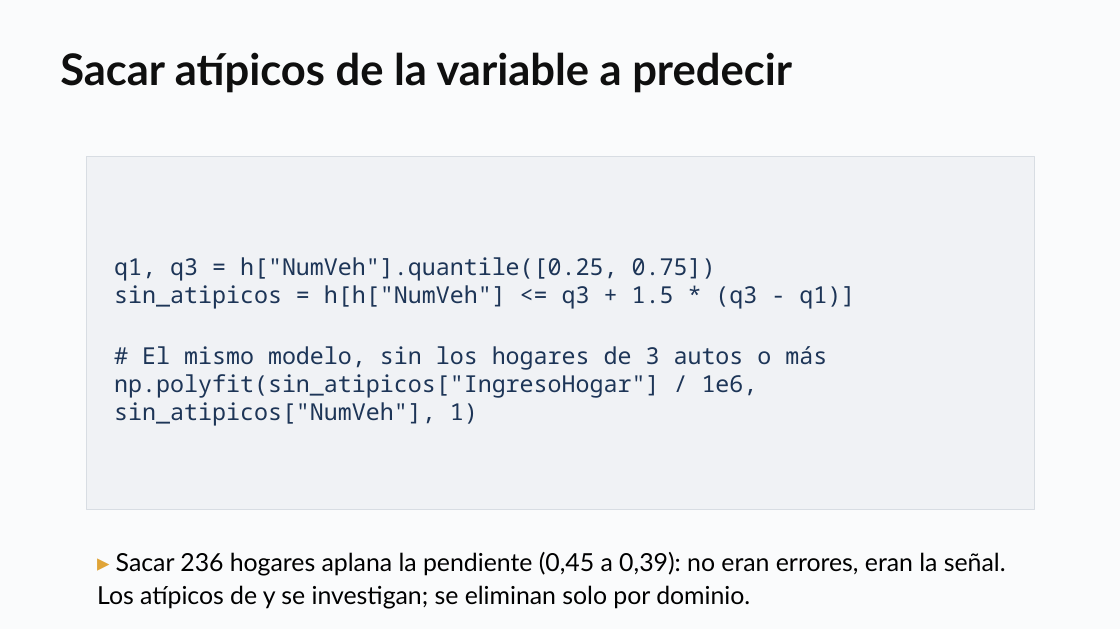
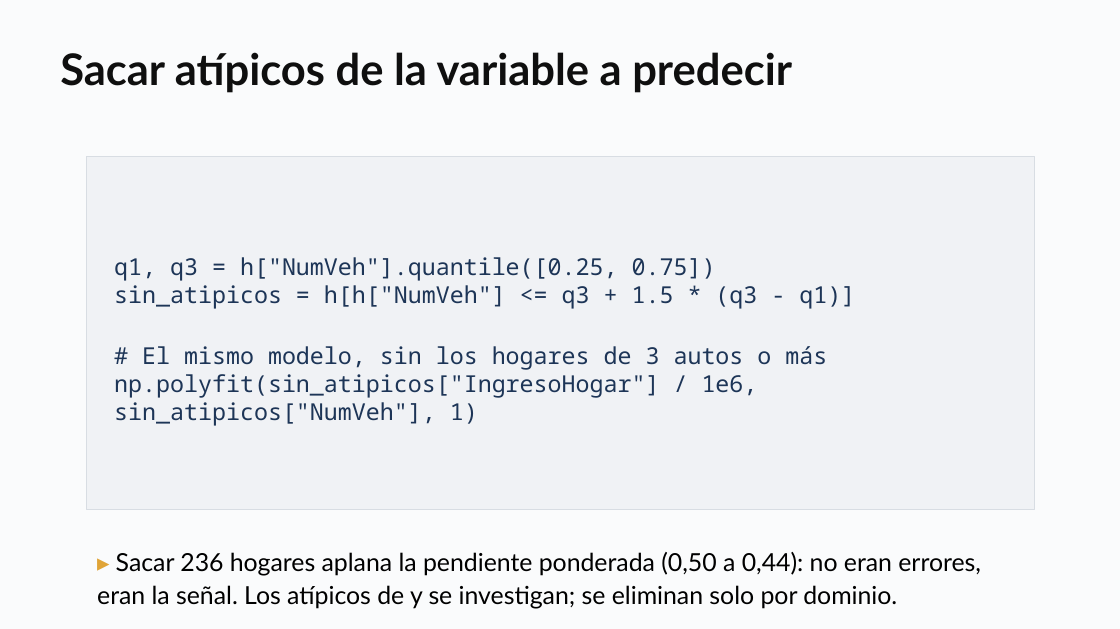
Before and after one commit to daniopitz/diplomado-cdd, a slide deck: slide 36 of presentaciones/clase03_eda_bivariado.pptx (slide 35 before the commit). Drawn at 1120x629 pixels with LibreOffice and Linux fonts; fonts in the diff are those of the drawing. Boxes give left, top, right and bottom in pixels: in the first picture for what was removed or moved away, otherwise in the second. Text is boxed around its words. In the diff, an @@ line names an element or a change of style, - is before the commit and + after.

```diff
--- a/presentaciones/clase03_eda_bivariado.pptx
+++ b/presentaciones/clase03_eda_bivariado.pptx
@@ text at (97, 552, 981, 609): text changed @@
-▸ Sacar 236 hogares aplana la pendiente (0,45 a 0,39): no eran errores, eran la señal. Los atípicos de y se investigan; se eliminan solo por dominio.
+▸ Sacar 236 hogares aplana la pendiente ponderada (0,50 a 0,44): no eran errores, eran la señal. Los atípicos de y se investigan; se eliminan solo por dominio.
```
Also in this commit, not shown: 6 other slides changed, 2 slides added, 1 slide removed, 3 other files.
